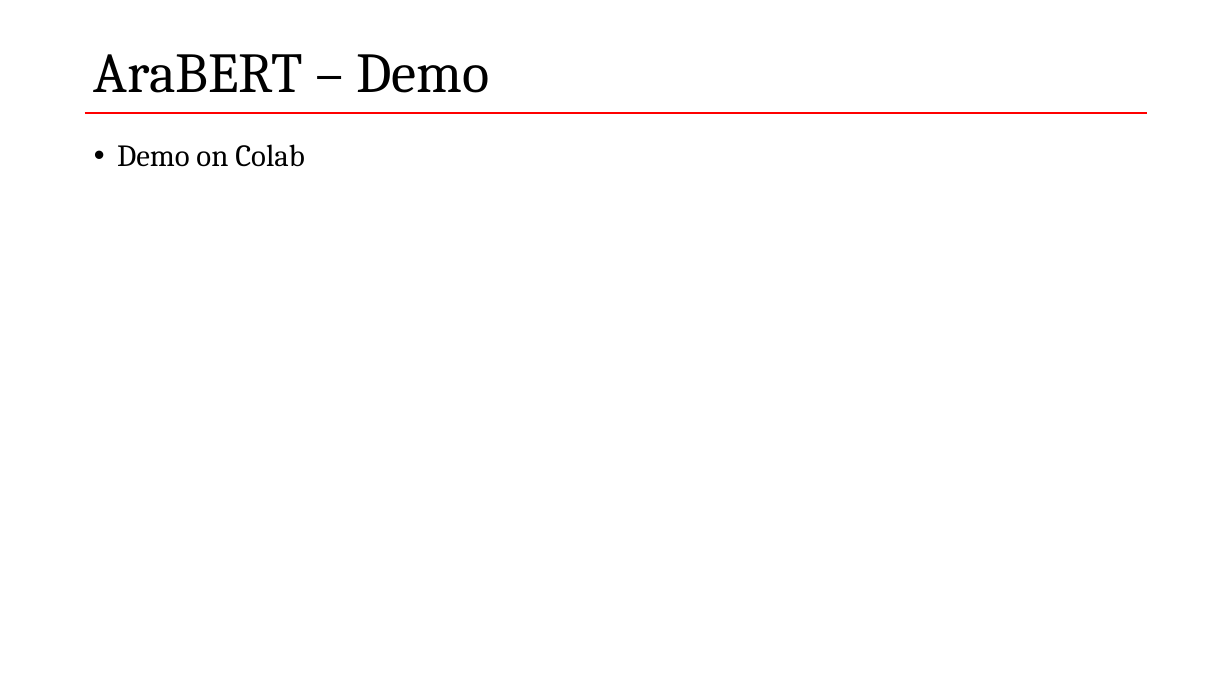
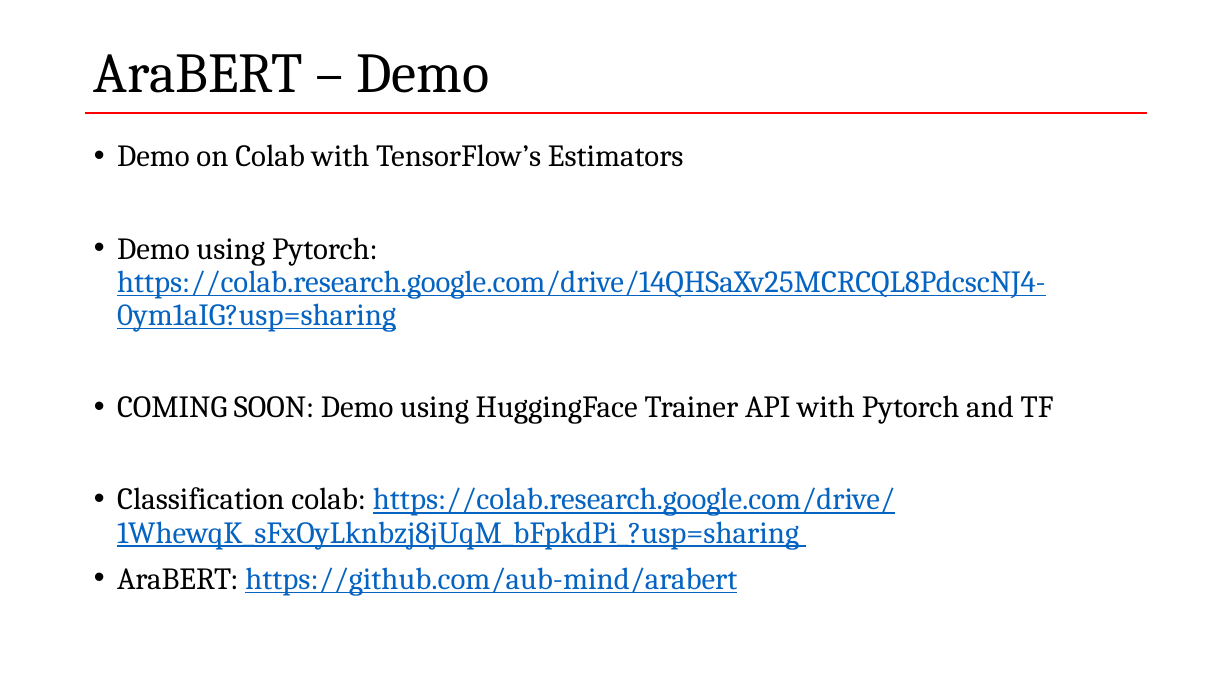
Before and after one commit to WissamAntoun/pydata_khobar_meetup, a slide deck: slide 25 of AraBERT-Pydata.pptx. Drawn at 1232x693 pixels with LibreOffice and Linux fonts; fonts in the diff are those of the drawing; background and template pictures are left out. Boxes give left, top, right and bottom in pixels: in the first picture for what was removed or moved away, otherwise in the second. Text is boxed around its words. In the diff, an @@ line names an element or a change of style, - is before the commit and + after.

Commit message:
updated link to demo

```diff
--- a/AraBERT-Pydata.pptx
+++ b/AraBERT-Pydata.pptx
@@ text at (117,144,1054,596): text changed; text colour #000000 to #0563C1 @@
-• Demo on Colab
+• Demo on Colab with TensorFlow’s Estimators
+• Demo using Pytorch: https://colab.research.google.com/drive/14QHSaXv25MCRCQL8PdcscNJ4-0ym1aIG?usp=sharing
+• COMING SOON: Demo using HuggingFace Trainer API with Pytorch and TF
+• Classification colab: https://colab.research.google.com/drive/1WhewqK_sFxOyLknbzj8jUqM_bFpkdPi_?usp=sharing
+• AraBERT: https://github.com/aub-mind/arabert
```
Also in this commit, not shown: 2 other slides changed, 1 other file.
